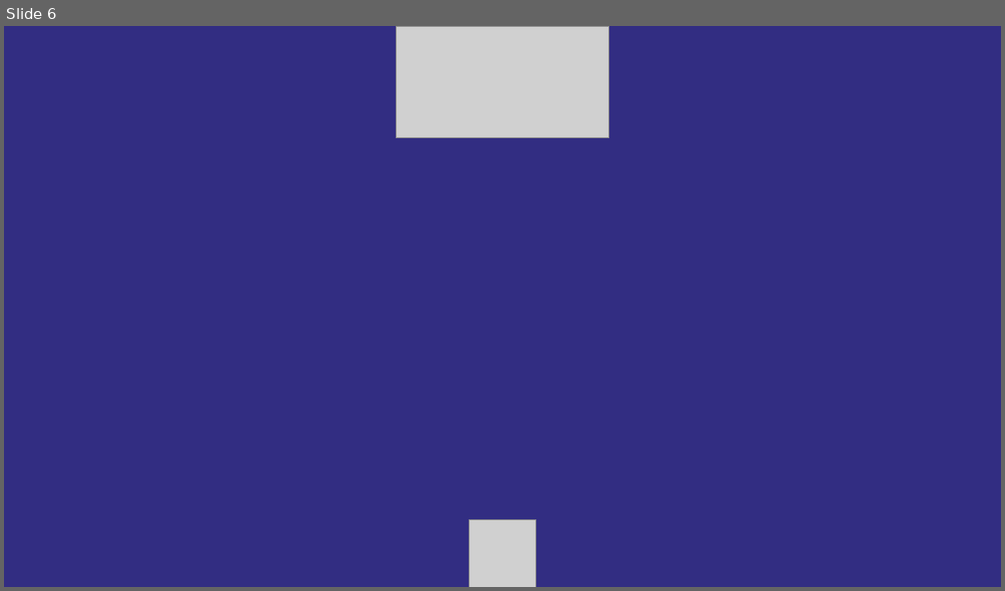
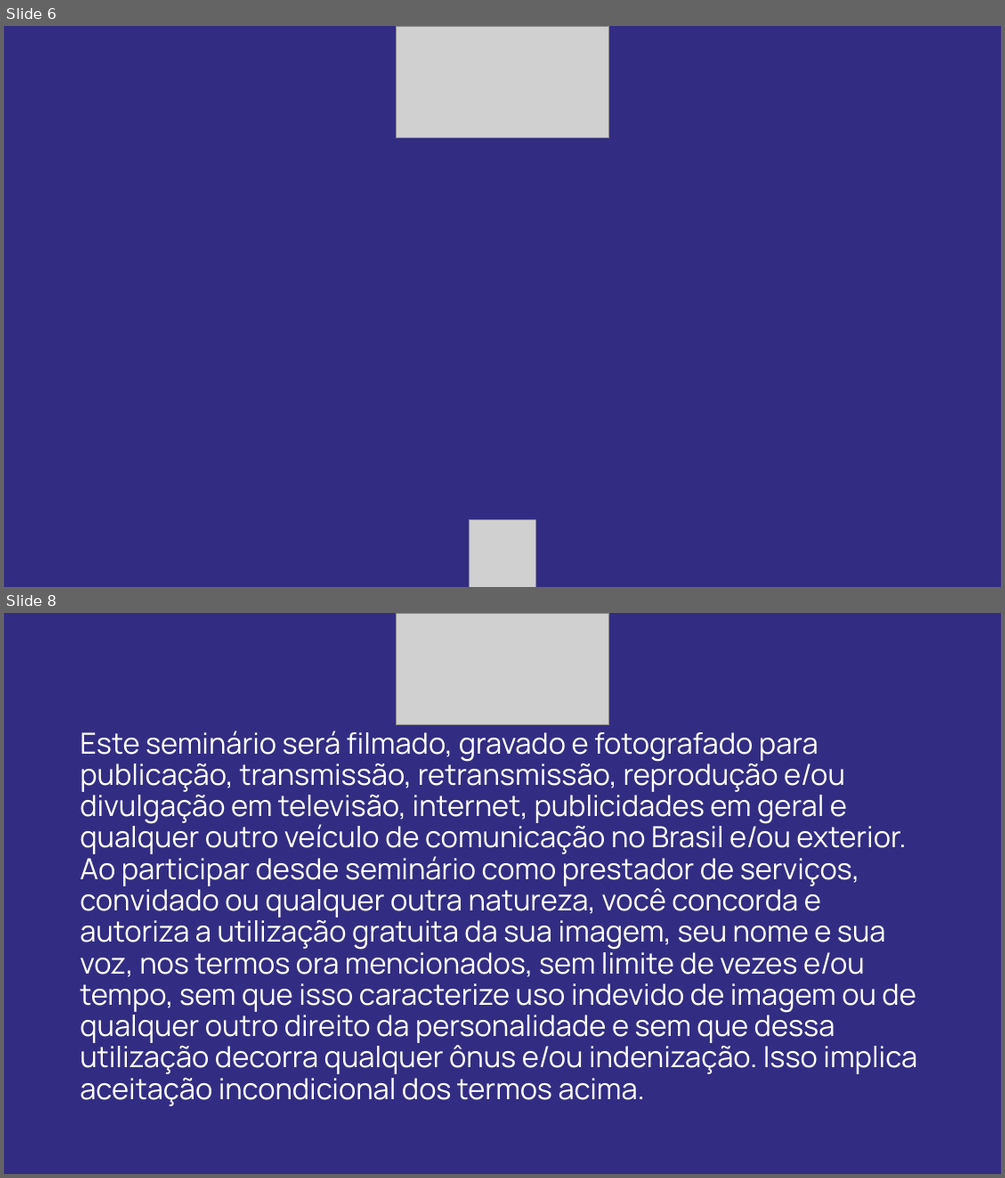
Before and after one commit to retomadamalab/retomadamalab.github.io, a slide deck: tv.pptx. Shown one above the other, each under a label of ours: slide 6 before the commit, slides 6 and 8 after it; the slides between them are not shown. The pictures are 1005x591 and 1005x1178 pixels, drawn with LibreOffice and Linux fonts; fonts in the diff are those of the drawing; grey boxes stand for pictures; background and template pictures are left out. Boxes give left, top, right and bottom in pixels: in the first picture for what was removed or moved away, otherwise in the second. Text is boxed around its words. In the diff, an @@ line names an element or a change of style, - is before the commit and + after.

```diff
--- a/tv.pptx
+++ b/tv.pptx
@@ slide 8 added at (4,613,1001,1174), background #322D82 @@
@@ picture added at (396,613,609,724) @@
@@ text added at (80,730,917,1100), 28 pt, text #FFFFFF @@
+Este seminário será filmado, gravado e fotografado para publicação, transmissão, retransmissão, reprodução e/ou divulgação em televisão, internet, publicidades em geral e qualquer outro veículo de comunicação no Brasil e/ou exterior. Ao participar desde seminário como prestador de serviços, convidado ou qualquer outra natureza, você concorda e autoriza a utilização gratuita da sua imagem, seu nome e sua voz, nos termos ora mencionados, sem limite de vezes e/ou tempo, sem que isso caracterize uso indevido de imagem ou de qualquer outro direito da personalidade e sem que dessa utilização decorra qualquer ônus e/ou indenização. Isso implica aceitação incondicional dos termos acima.
```
Also in this commit, not shown: 2 slides changed, 1 other file.
